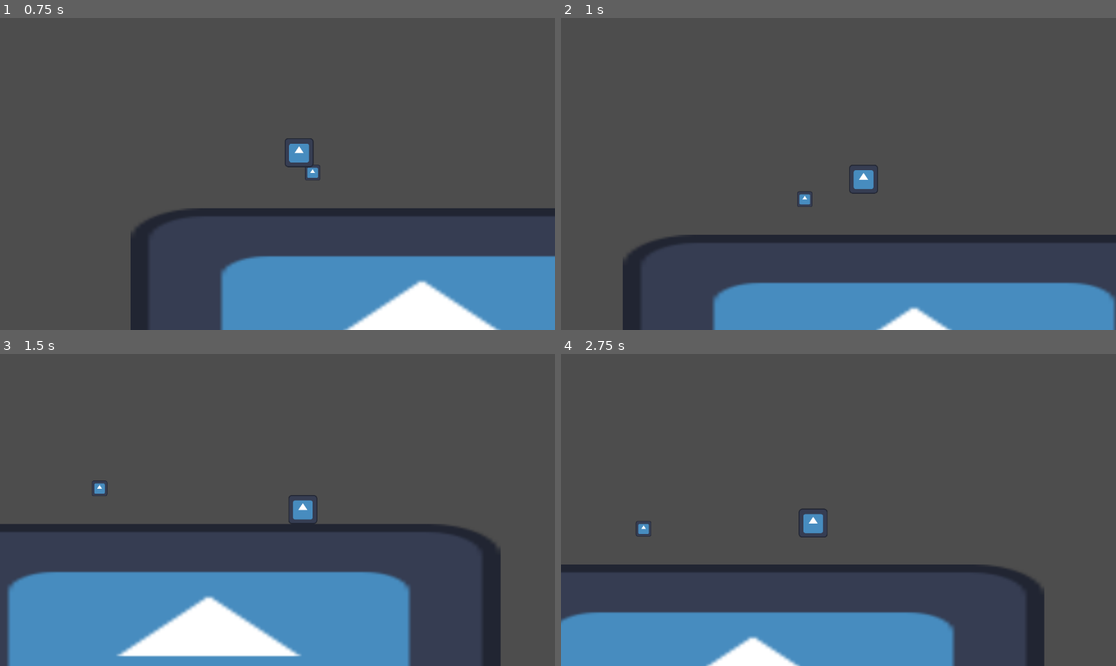
Above: before the commit, frames 1-4 (two rows, left to right).
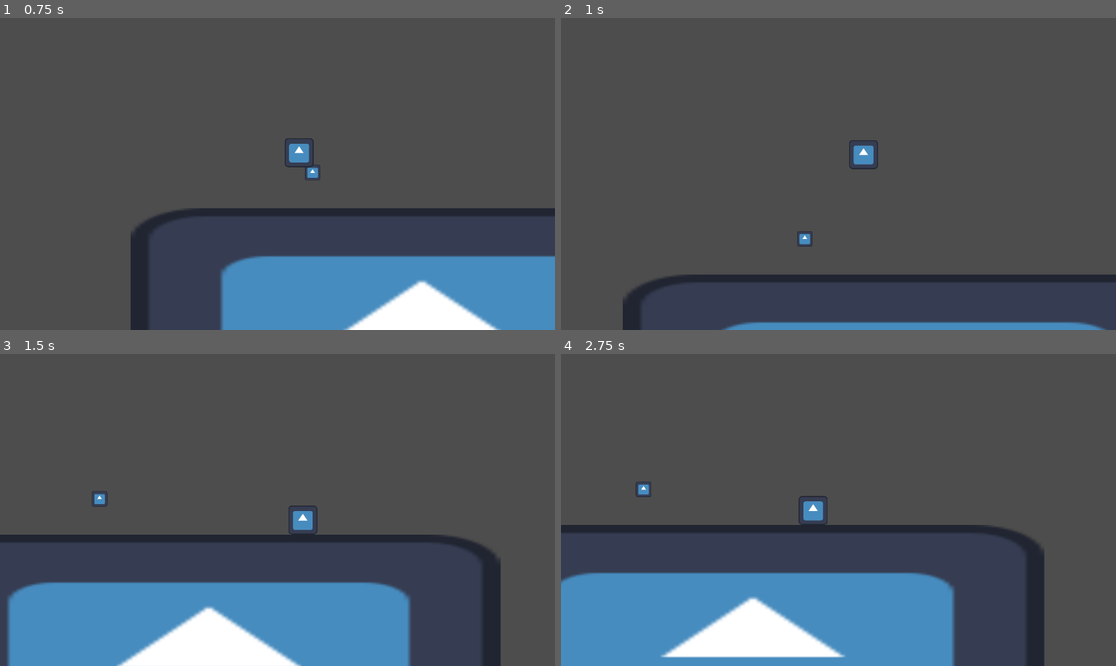
Above: after the commit, the same moments.

Repository: Zave00/wizard-platformer
Game: Godot game, scene res://Scenes/Levels/level_1.tscn
Two runs of this game, one before a commit and one after it. Both use one fixed random seed, a clock stepped at 60 frames per second and the inputs below. The engine's default icon, where the game draws it, is replaced by a stand-in: a white triangle on a blue panel in a dark square.
Inputs (mouse positions are in pixels of both pictures, inside the frame that each line leads up to):
- Up to frame 1 (0.75 s): tap Enter at 0.5 s; move the mouse to (399, 158) at 0.52 s; hold D (right) from 0.53 s (still down); tap Space (jump) at 0.6 s; click (399, 158) at 0.67 s
- Up to frame 2 (1 s): keep holding D (right); tap Space (jump) at 0.77 s
- Up to frame 3 (1.5 s): keep holding D (right); tap Space (jump) at 1.07 s; move the mouse to (166, 525) at 1.27 s; tap Alt at 1.35 s
- Up to frame 4 (2.75 s): tap Space (jump) at 1.52, 1.55, 1.82, 2.3 s; move the mouse to (894, 441) at 2.02 s; release D (right) at 2.03 s; hold A (left) from 2.03 s (still down); tap Shift at 2.1 s

Frame 1 is identical in both runs. In frame 2, 16% of the frame differs, in the area x 11-100%, y 39-100%; in frame 3, 10%; in frame 4, 18%, in the area x 0-88%, y 40-100%.

Commit message:
Adds double jump

Diff:
--- a/Scenes/Entities/player.gd
+++ b/Scenes/Entities/player.gd
@@ -1,8 +1,11 @@
 extends CharacterBody2D
 
-@export var jump_force: int
-@export var gravity: int
-@export var move_speed: int
+@export var jump_force: int = 500
+@export var gravity: int = 2000
+@export var move_speed: int = 300
+
+var has_air_step: bool = true
+var jump_count: int = 0
 var direction: float
 
 func apply_gravity(delta: float):
@@ -10,8 +13,23 @@
 
 func get_input():
 	direction = Input.get_axis("left", "right")
-	if Input.is_action_just_pressed("jump") and is_on_floor():
-		velocity.y -= jump_force
+	if Input.is_action_just_pressed("jump"):
+		if has_air_step == true:
+			if jump_count == 0:
+				if is_on_floor():
+					velocity.y -= jump_force
+					jump_count = 1
+				else:
+					velocity.y = 0
+					velocity.y -= jump_force
+					jump_count = 2
+			elif jump_count == 1:
+				velocity.y = 0
+				velocity.y -= jump_force
+				jump_count = 2
+		else:
+			if is_on_floor():
+				velocity.y -= jump_force
 
 
 
@@ -19,4 +37,6 @@
 	get_input()
 	apply_gravity(delta)
 	velocity.x = direction * move_speed
+	if is_on_floor():
+		jump_count = 0
 	move_and_slide()
--- a/Scenes/Entities/player.tscn
+++ b/Scenes/Entities/player.tscn
@@ -8,9 +8,6 @@
 
 [node name="Player" type="CharacterBody2D" unique_id=1893599386]
 script = ExtResource("1_nqm6o")
-jump_force = 500
-gravity = 2000
-move_speed = 300
 
 [node name="Sprite2D" type="Sprite2D" parent="." unique_id=256087673]
 position = Vector2(-3.8146973e-06, -1.0000038)
